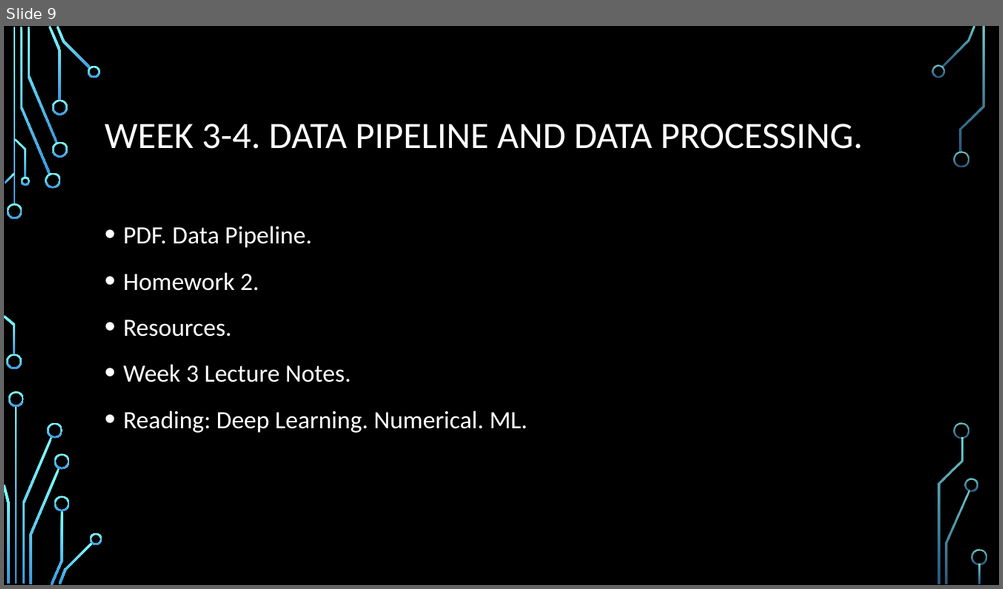
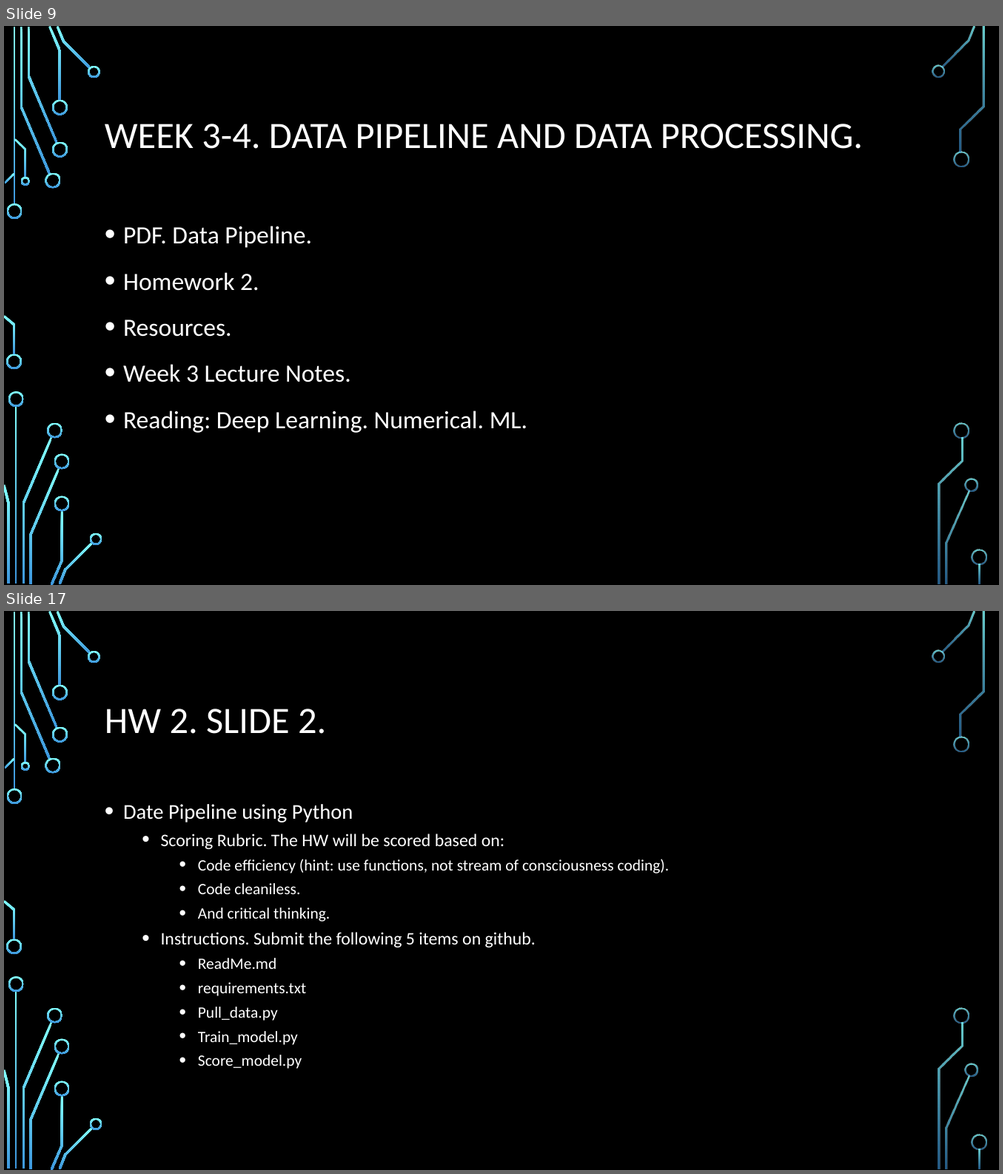
Before and after one commit to mgroysman/Data-622.-Fall-2019., a slide deck: Data 622.pptx. Shown one above the other, each under a label of ours: slide 9 before the commit, slides 9 and 17 after it; the slides between them are not shown. The pictures are 1003x589 and 1003x1174 pixels, drawn with LibreOffice and Linux fonts; fonts in the diff are those of the drawing; background and template pictures are left out. Boxes give left, top, right and bottom in pixels: in the first picture for what was removed or moved away, otherwise in the second. Text is boxed around its words. In the diff, an @@ line names an element or a change of style, - is before the commit and + after.

```diff
--- a/Data 622.pptx
+++ b/Data 622.pptx
@@ slide 17 added at <box>4,611,999,1170</box>, background picture (left out); not listed: 36 template elements that a slide beside it also shows @@
@@ title added at <box>105,709,326,734</box>, 36 pt, text #FFFFFF @@
+HW 2. SLIDE 2.
@@ text added at <box>123,804,669,1069</box>, 15.3 pt, text #FFFFFF @@
+• Date Pipeline using Python
+  • Scoring Rubric. The HW will be scored based on:
+    • Code efficiency (hint: use functions, not stream of consciousness coding).
+    • Code cleaniless.
+    • And critical thinking.
+  • Instructions. Submit the following 5 items on github.
+    • ReadMe.md
+    • requirements.txt
+    • Pull_data.py
+    • Train_model.py
+    • Score_model.py
```
Also in this commit, not shown: 3 slides changed, 28 other slides added, 1 slide removed.
